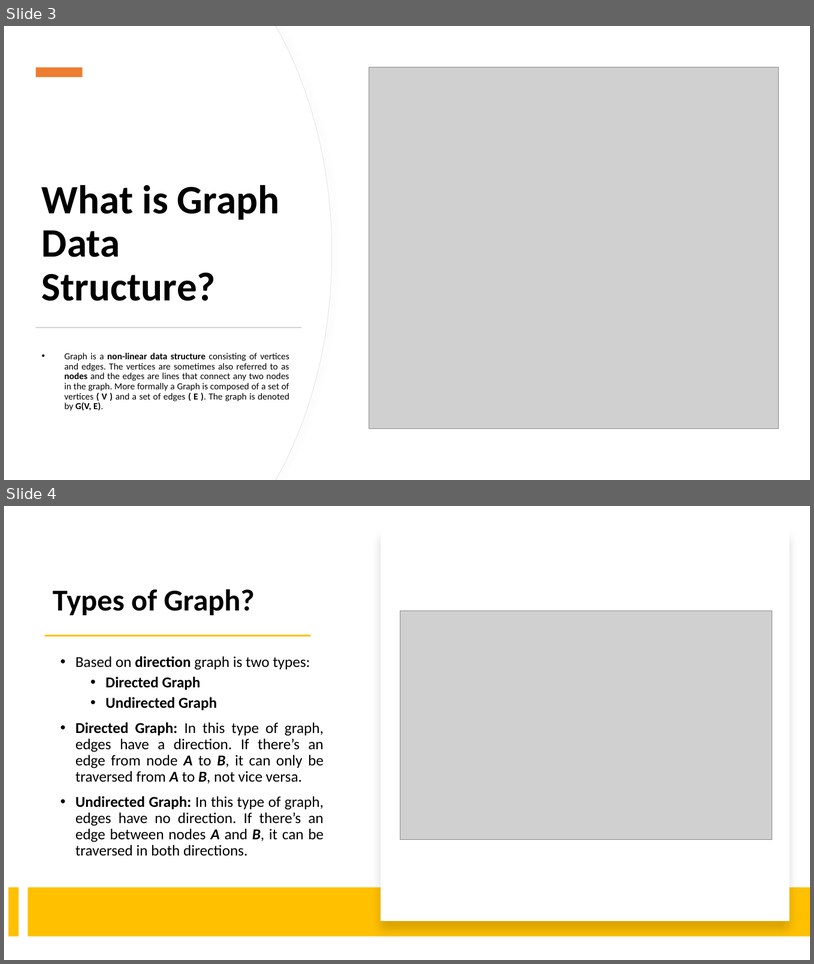
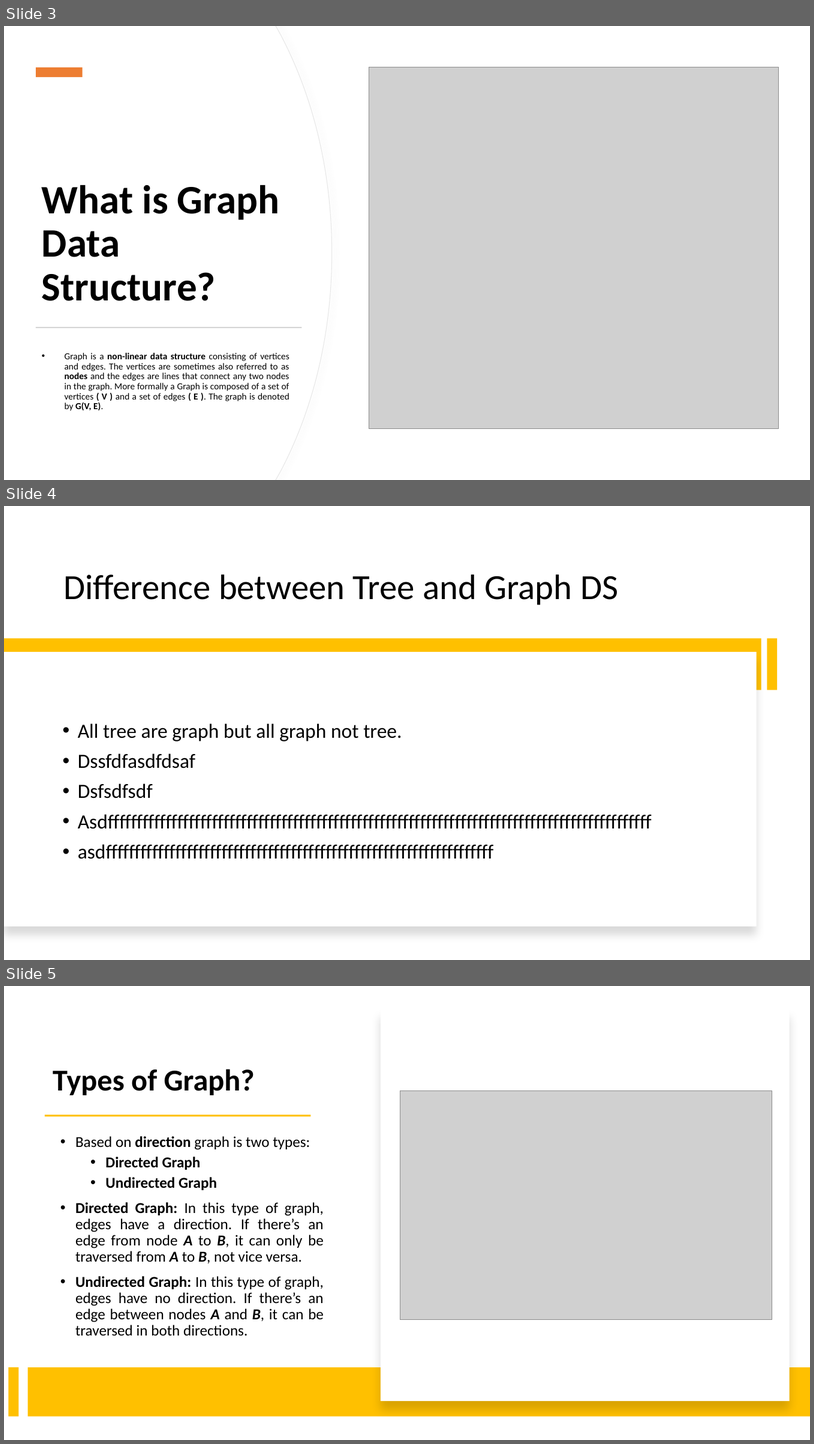
Before and after one commit to alaminbhuyan/DSA-In-Python, a slide deck: Data Structure & Algorithm PDF/Graph Data Structure.pptx. Shown one above the other, each under a label of ours: slides 3 and 4 before the commit, slides 3, 4 and 5 after it. The pictures are 814x964 and 814x1444 pixels, drawn with LibreOffice and Linux fonts; fonts in the diff are those of the drawing; grey boxes stand for pictures. Boxes give left, top, right and bottom in pixels: in the first picture for what was removed or moved away, otherwise in the second. Text is boxed around its words. In the diff, an @@ line names an element or a change of style, - is before the commit and + after.

Commit message:
Update Graph Data Structure PPTX file
Replaces the previous version of 'Graph Data Structure.pptx' with an updated file. Specific content changes are not detailed in the diff.

```diff
--- a/Data Structure & Algorithm PDF/Graph Data Structure.pptx
+++ b/Data Structure & Algorithm PDF/Graph Data Structure.pptx
@@ slide 4 added at <box>4,506,810,960</box>, background #FFFFFF @@
@@ title added at <box>63,574,618,605</box>, 42 pt, text #000000 @@
+Difference between Tree and Graph DS
@@ rectangle added at <box>4,639,762,690</box>, fill #FFC000 @@
@@ rectangle added at <box>767,639,778,690</box>, fill #FFC000 @@
@@ rectangle added at <box>4,652,757,927</box>, fill #FFFFFF @@
@@ text added at <box>78,723,402,798</box>, 24 pt, text #000000 @@
+• All tree are graph but all graph not tree.
+• Dssfdfasdfdsaf
+• Dsfsdfsdf
+• Asdffffffffffffffffffffffffffffffffffffffffffffffffffffffffffffffffffffffffffffffffffffffffffffff
+• asdfffffffffffffffffffffffffffffffffffffffffffffffffffffffffffffffffff
@@ what was slide 4 is now slide 5 @@
```
Also in this commit, not shown: 3 slides changed, 4 other slides added.
